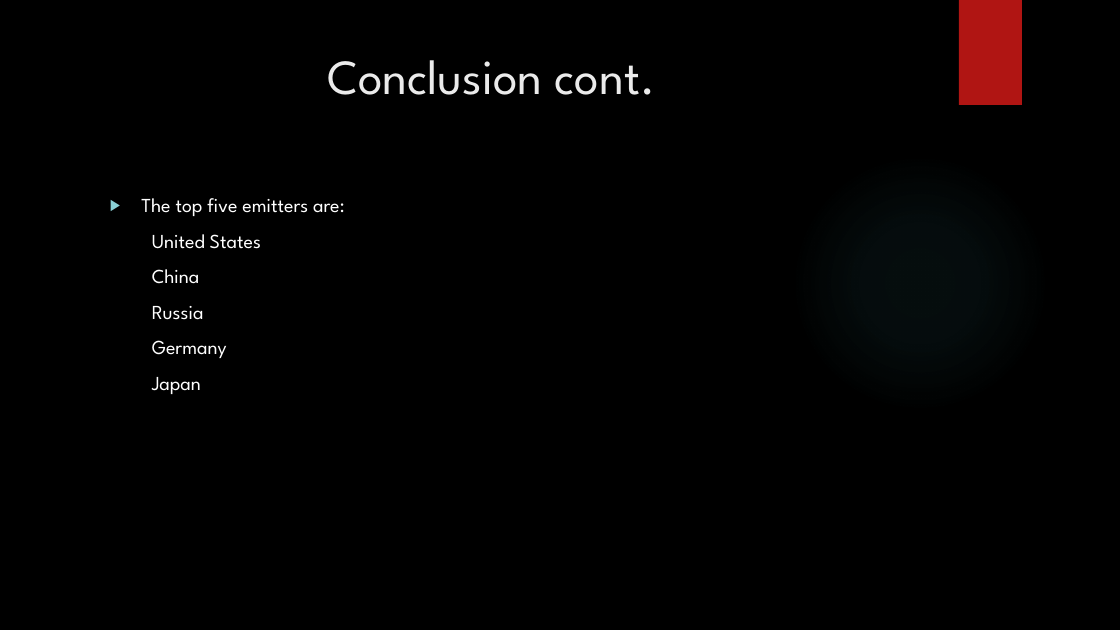
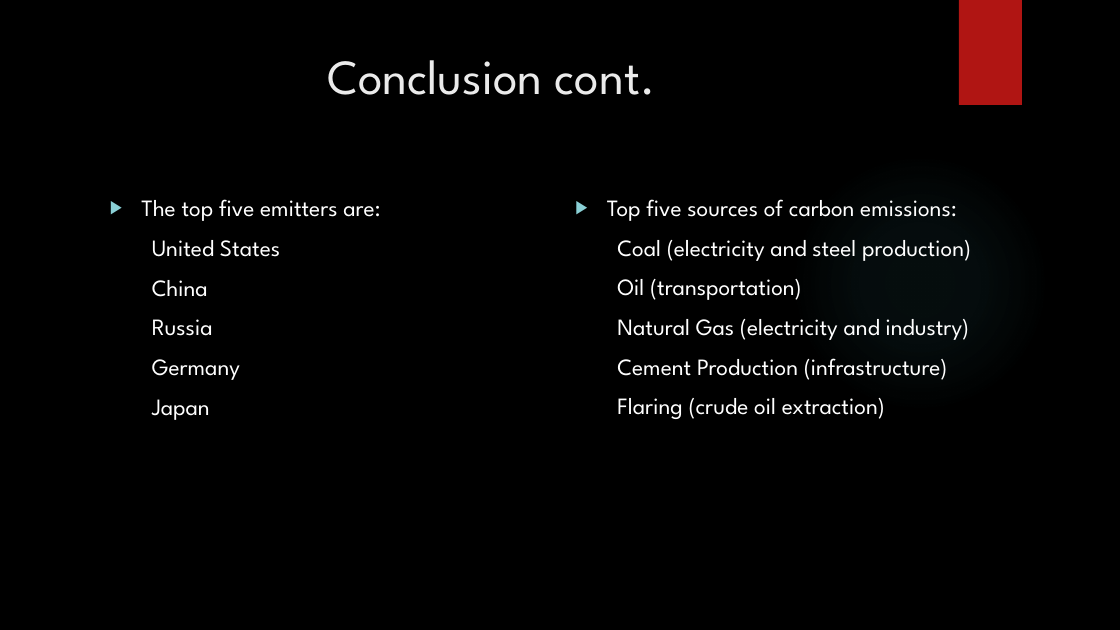
Before and after one commit to WMcWilliams15/NSS-Capstone, a slide deck: slide 14 of Power_Point/The Great Acceleration.pptx. Drawn at 1120x630 pixels with LibreOffice and Linux fonts; fonts in the diff are those of the drawing; background and template pictures are left out. Boxes give left, top, right and bottom in pixels: in the first picture for what was removed or moved away, otherwise in the second. Text is boxed around its words. In the diff, an @@ line names an element or a change of style, - is before the commit and + after.

```diff
--- a/Power_Point/The Great Acceleration.pptx
+++ b/Power_Point/The Great Acceleration.pptx
@@ text "The top five emitters are:" at [141, 199, 380, 420]: size 17 to 20 pt @@
@@ text added at [607, 199, 971, 419], 20 pt, text #FFFFFF @@
+▶ Top five sources of carbon emissions:
+Coal (electricity and steel production)
+Oil (transportation)
+Natural Gas (electricity and industry)
+Cement Production (infrastructure)
+Flaring (crude oil extraction)
```
Also in this commit, not shown: 7 other slides changed, 1 slide added, 1 slide removed, 34 other files.
